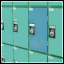
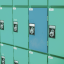
Comparing the layer stacks of the two 64px x 64px images. Changes:
removed layer "overlay" (was overlay, 66%) over [1, 1, 63, 63]
removed layer "border" over [0, 0, 64, 64]
